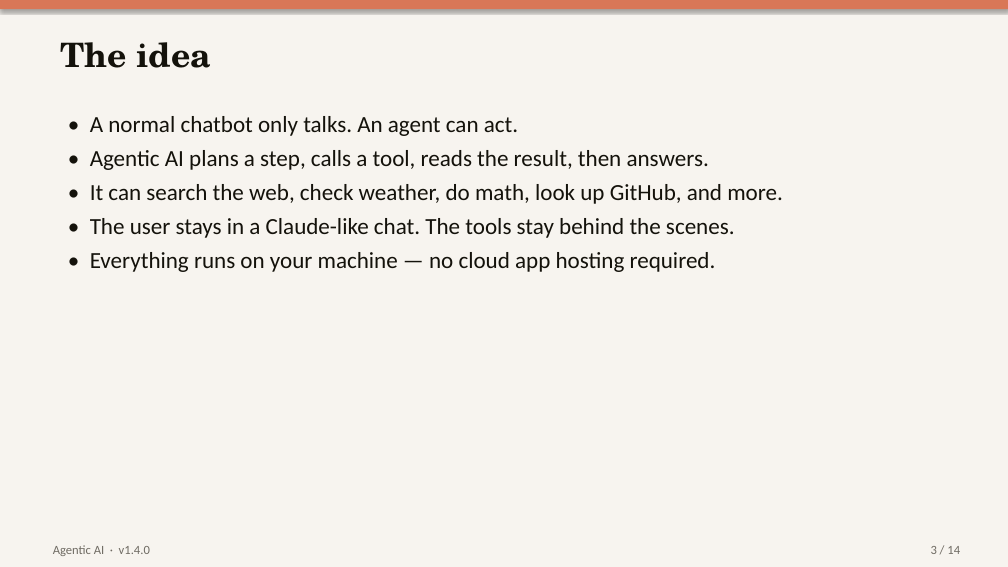
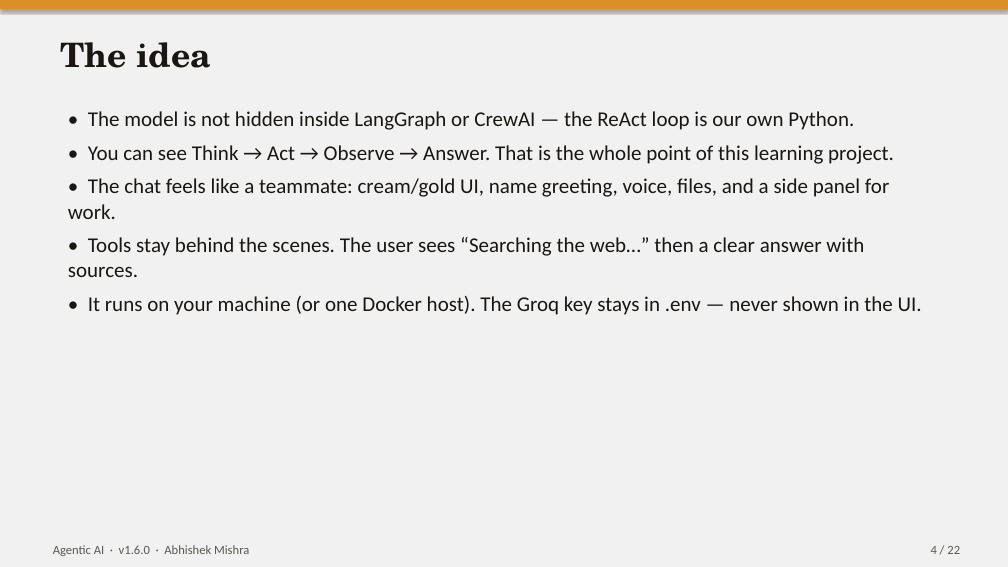
Before and after one commit to KRMANISH489/agentic-ai, a slide deck: slide 4 of Agentic_AI_Presentation.pptx (slide 3 before the commit). Drawn at 1008x567 pixels with LibreOffice and Linux fonts; fonts in the diff are those of the drawing. Boxes give left, top, right and bottom in pixels: in the first picture for what was removed or moved away, otherwise in the second. Text is boxed around its words. In the diff, an @@ line names an element or a change of style, - is before the commit and + after.

```diff
--- a/Agentic_AI_Presentation.pptx
+++ b/Agentic_AI_Presentation.pptx
@@ rectangle at (x1=0, y1=0, x2=1008, y2=567): fill #F7F4EF to #F1F1F1 @@
@@ rectangle at (x1=0, y1=0, x2=1008, y2=9): fill #D97757 to #DB8F2A @@
@@ text at (x1=68, y1=111, x2=922, y2=315): text changed; size 22 to 20 pt; text colour #14120B to #1A1612 @@
-• A normal chatbot only talks. An agent can act.
-• Agentic AI plans a step, calls a tool, reads the result, then answers.
-• It can search the web, check weather, do math, look up GitHub, and more.
-• The user stays in a Claude-like chat. The tools stay behind the scenes.
-• Everything runs on your machine — no cloud app hosting required.
+• The model is not hidden inside LangGraph or CrewAI — the ReAct loop is our own Python.
+• You can see Think → Act → Observe → Answer. That is the whole point of this learning project.
+• The chat feels like a teammate: cream/gold UI, name greeting, voice, files, and a side panel for work.
+• Tools stay behind the scenes. The user sees “Searching the web…” then a clear answer with sources.
+• It runs on your machine (or one Docker host). The Groq key stays in .env — never shown in the UI.
@@ text at (x1=53, y1=545, x2=249, y2=556): text changed; text colour #6F6B63 to #5E574E @@
-Agentic AI · v1.4.0
+Agentic AI · v1.6.0 · Abhishek Mishra
@@ text at (x1=931, y1=546, x2=960, y2=554): text changed; text colour #6F6B63 to #5E574E @@
-3 / 14
+4 / 22
```
Also in this commit, not shown: 10 other slides changed, 11 slides added, 3 slides removed, 27 other files.
